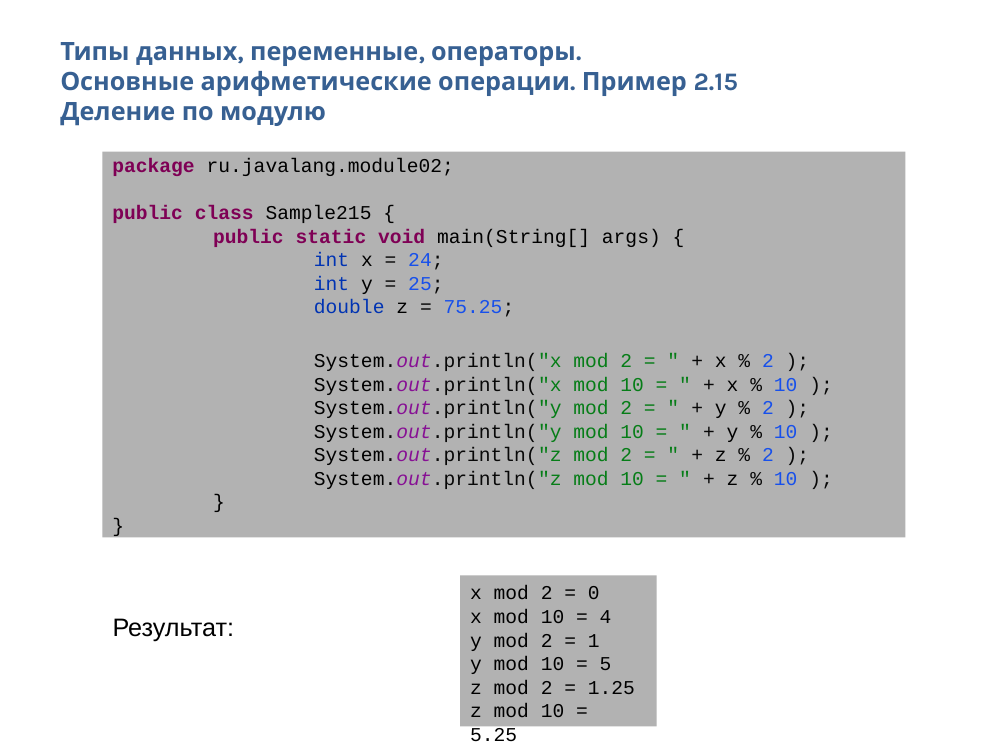
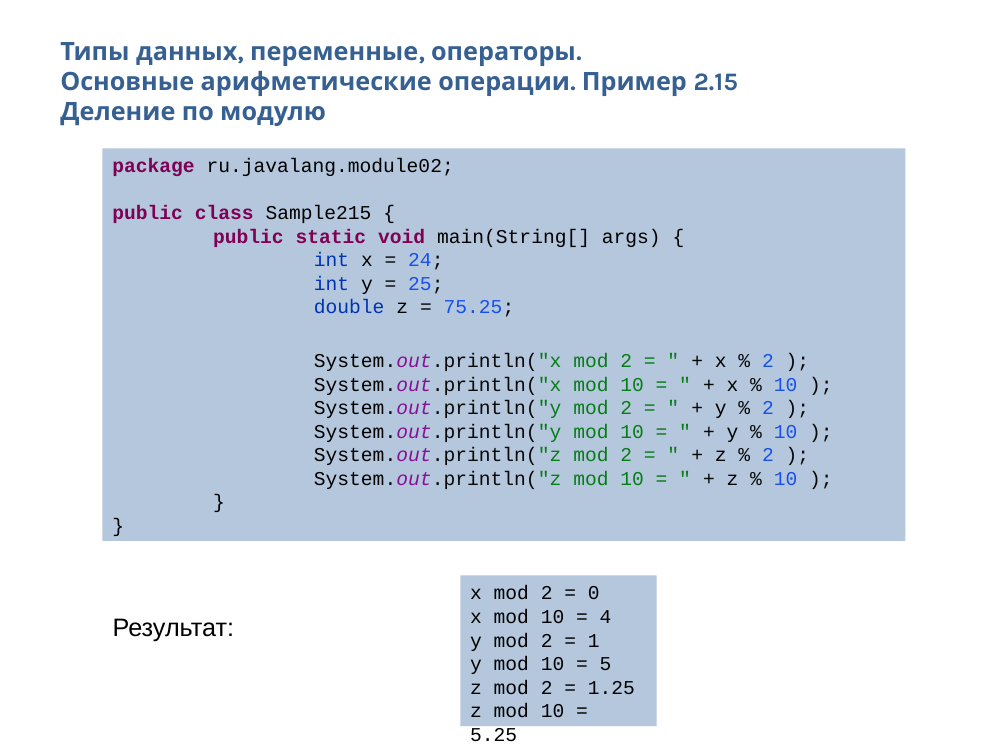
Before and after one commit to Vyacheslav2023/javase0111, a slide deck: slide 37 of presentation/JavaSE12ТипыОператоры.pptx. Drawn at 1008x756 pixels with LibreOffice and Linux fonts; fonts in the diff are those of the drawing. Boxes give left, top, right and bottom in pixels: in the first picture for what was removed or moved away, otherwise in the second. Text is boxed around its words. In the diff, an @@ line names an element or a change of style, - is before the commit and + after.

Commit message:
Module03 done

```diff
--- a/presentation/JavaSE12ТипыОператоры.pptx
+++ b/presentation/JavaSE12ТипыОператоры.pptx
@@ rectangle "package ru.javalang.module02;" at (103,148,906,540): fill #B2B2B2 to #B4C7DC @@
@@ rectangle "package ru.javalang.module02;": place and size @@
-rectangle "package ru.javalang.module02;" at (103,152,906,538)
+rectangle "package ru.javalang.module02;" at (103,148,906,540)
@@ rectangle "x mod 2 = 0" at (461,576,657,727): fill #B2B2B2 to #B4C7DC @@
```
Also in this commit, not shown: 15 other slides changed, 37 other files.
